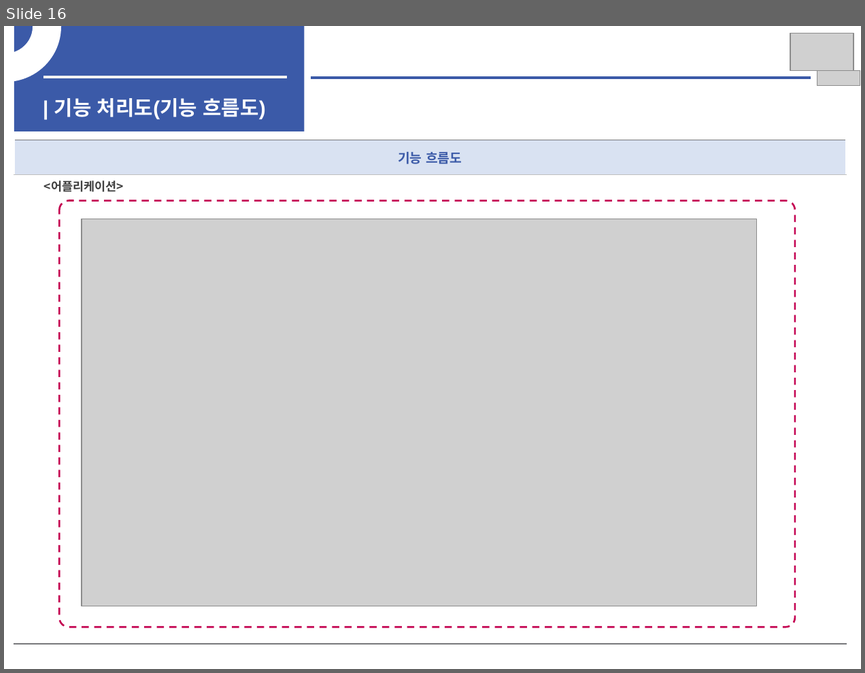
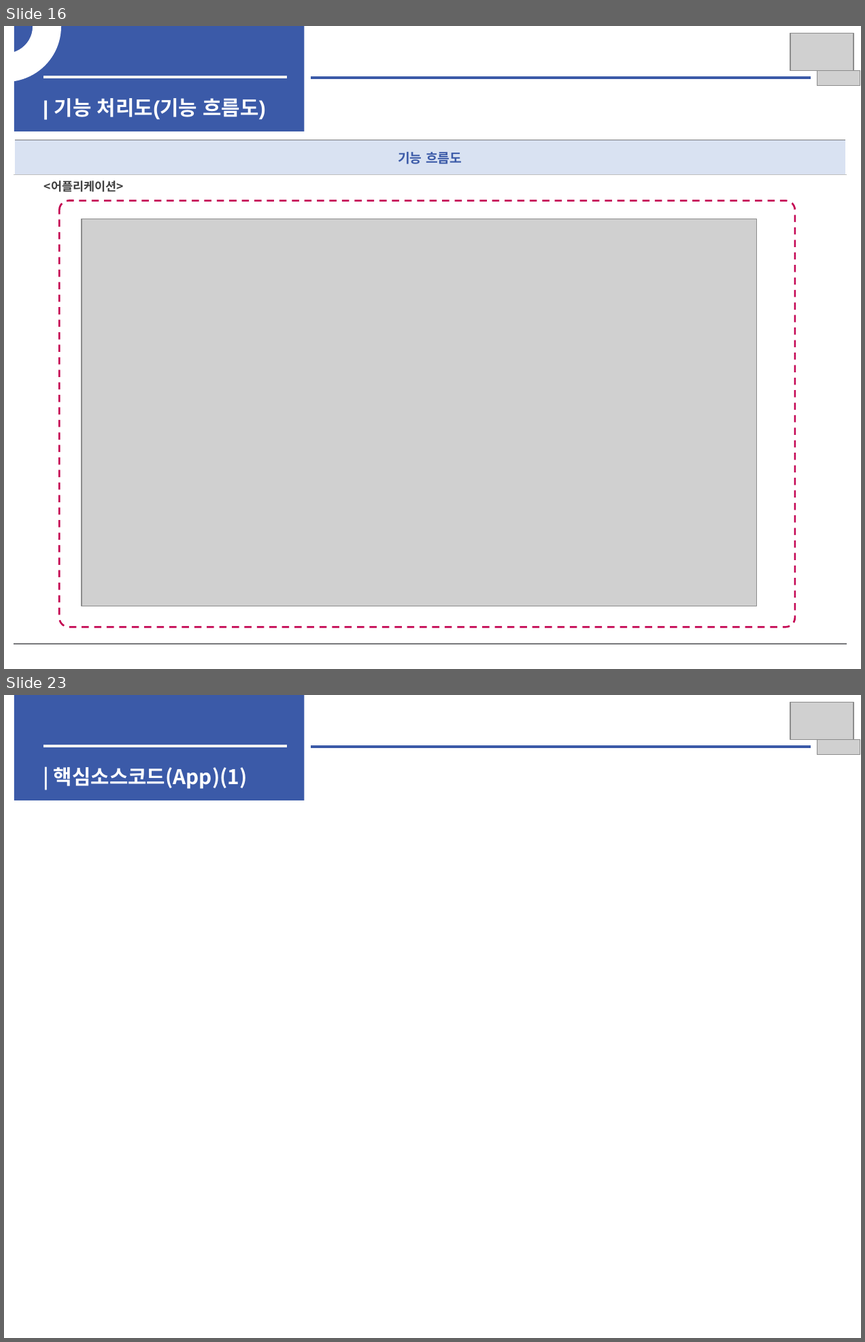
Before and after one commit to woojin1027/THE-FACO, a slide deck: 중간보고서/중간보고서.pptx. Shown one above the other, each under a label of ours: slide 16 before the commit, slides 16 and 23 after it; the slides between them are not shown. The pictures are 865x673 and 865x1342 pixels, drawn with LibreOffice and Linux fonts; fonts in the diff are those of the drawing; grey boxes stand for pictures. Boxes give left, top, right and bottom in pixels: in the first picture for what was removed or moved away, otherwise in the second. Text is boxed around its words. In the diff, an @@ line names an element or a change of style, - is before the commit and + after.

```diff
--- a/중간보고서/중간보고서.pptx
+++ b/중간보고서/중간보고서.pptx
@@ slide 23 added at (x1=4, y1=695, x2=861, y2=1338), background #FFFFFF @@
@@ rectangle added at (x1=14, y1=695, x2=305, y2=800), fill #3B5AA8 @@
@@ picture added at (x1=789, y1=702, x2=853, y2=741) @@
@@ line added from (43, 745) to (287, 745), #F2F2F2 2.25 pt @@
@@ line added from (311, 747) to (810, 747), #3B5AA8 2.25 pt @@
@@ picture added at (x1=817, y1=740, x2=860, y2=754) @@
@@ text added at (x1=54, y1=767, x2=247, y2=789), 17 pt, text #FFFFFF, bold @@
+| 핵심소스코드(App)(1)
```
Also in this commit, not shown: 10 slides changed, 5 other files.
